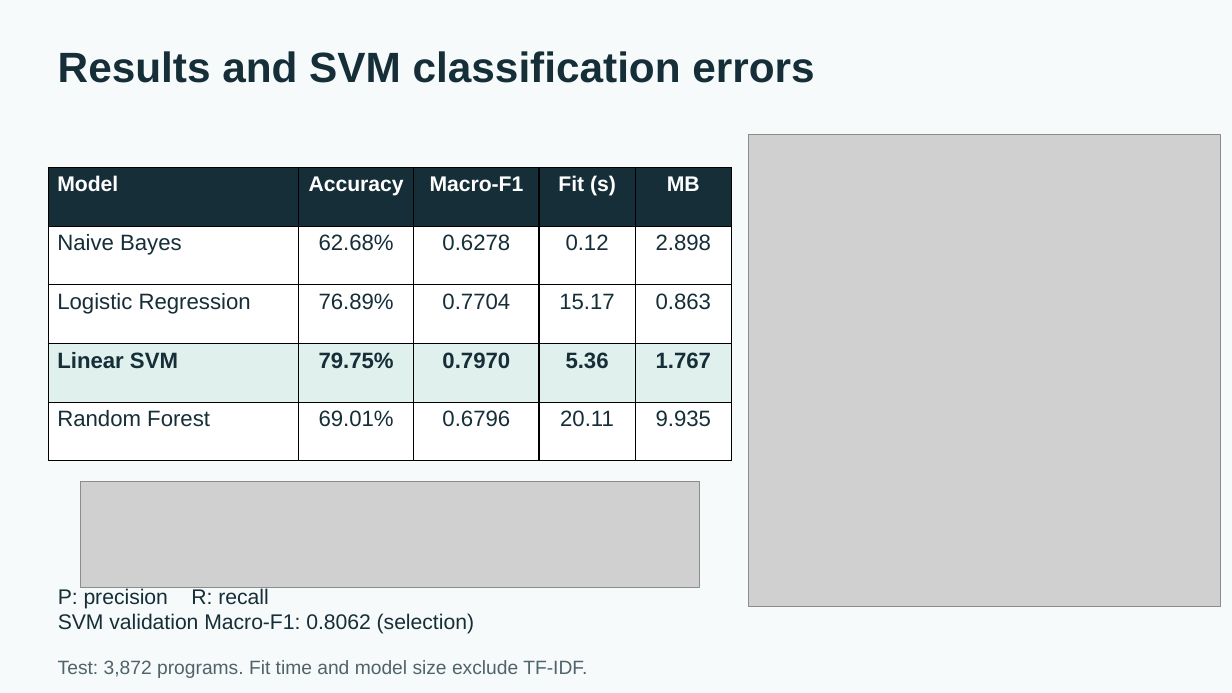
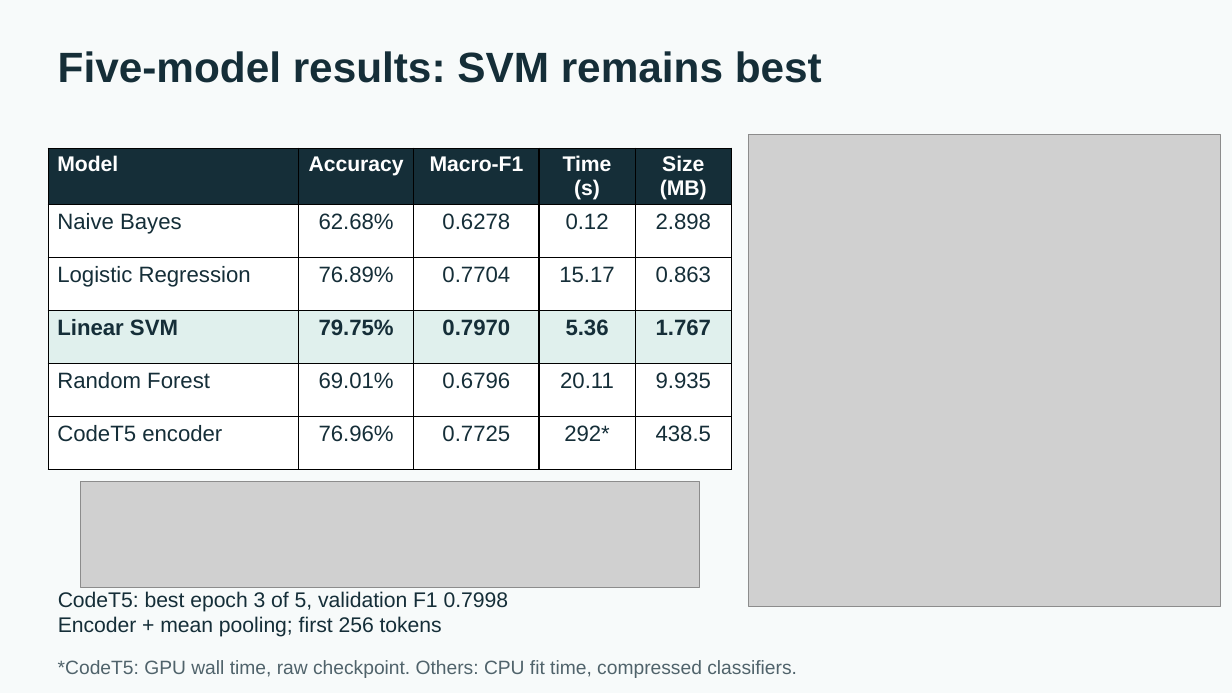
Before and after one commit to S3eeDTR/LLM-AuthorBench-Assignment, a slide deck: slide 4 of submission/Assignment.pptx. Drawn at 1232x693 pixels with LibreOffice and Linux fonts; fonts in the diff are those of the drawing; grey boxes stand for pictures. Boxes give left, top, right and bottom in pixels: in the first picture for what was removed or moved away, otherwise in the second. Text is boxed around its words. In the diff, an @@ line names an element or a change of style, - is before the commit and + after.

Commit message:
Publish five-model slides with group names and simplify README

```diff
--- a/submission/Assignment.pptx
+++ b/submission/Assignment.pptx
@@ text at bbox=[58, 51, 822, 83]: text changed @@
-Results and SVM classification errors
+Five-model results: SVM remains best
@@ table at bbox=[48, 148, 731, 466] @@
-row 1, column 4: Fit (s)
+row 1, column 4: Time (s)
-row 1, column 5: MB
+row 1, column 5: Size (MB)
+row 6: CodeT5 encoder | 76.96% | 0.7725 | 292* | 438.5
@@ table: place and size @@
-table at bbox=[48, 167, 731, 461]
+table at bbox=[48, 148, 731, 466]
@@ text at bbox=[58, 591, 509, 637]: text changed @@
-P: precision R: recall
-SVM validation Macro-F1: 0.8062 (selection)
+CodeT5: best epoch 3 of 5, validation F1 0.7998
+Encoder + mean pooling; first 256 tokens
@@ text at bbox=[58, 660, 797, 678]: text changed @@
-Test: 3,872 programs. Fit time and model size exclude TF-IDF.
+*CodeT5: GPU wall time, raw checkpoint. Others: CPU fit time, compressed classifiers.
```
Also in this commit, not shown: 1 other slide changed, 1 other file.
